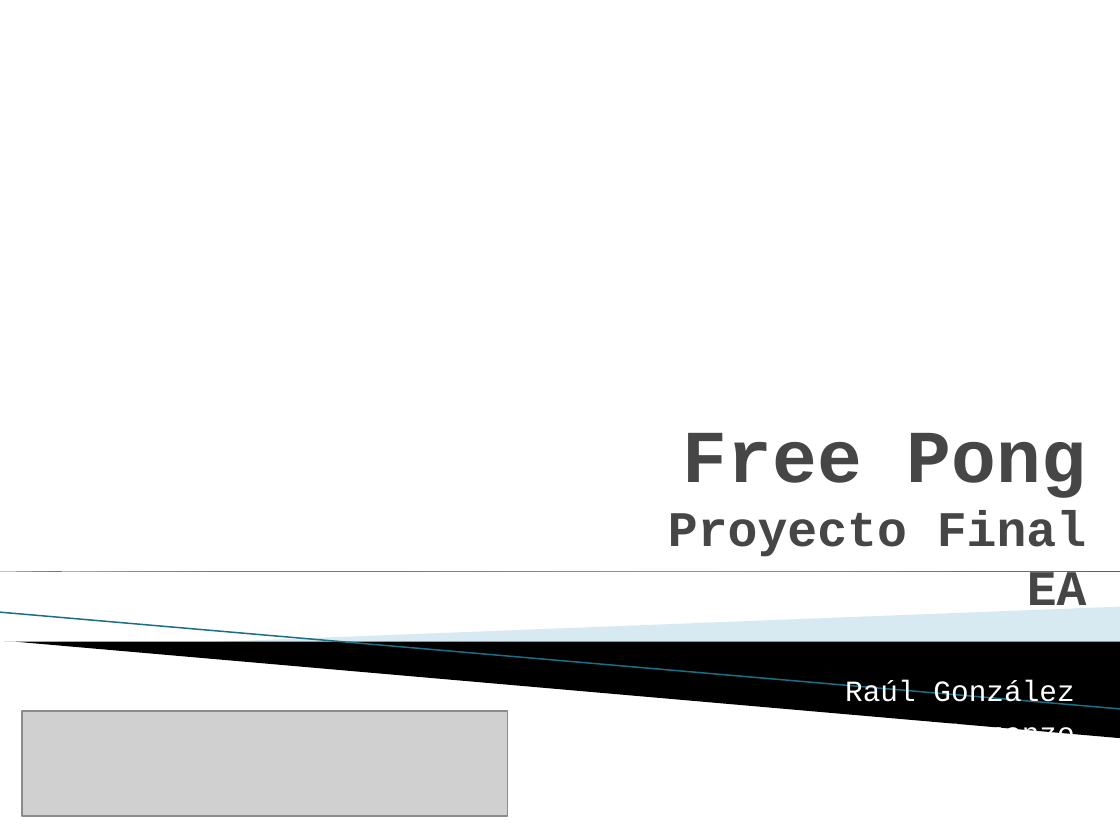
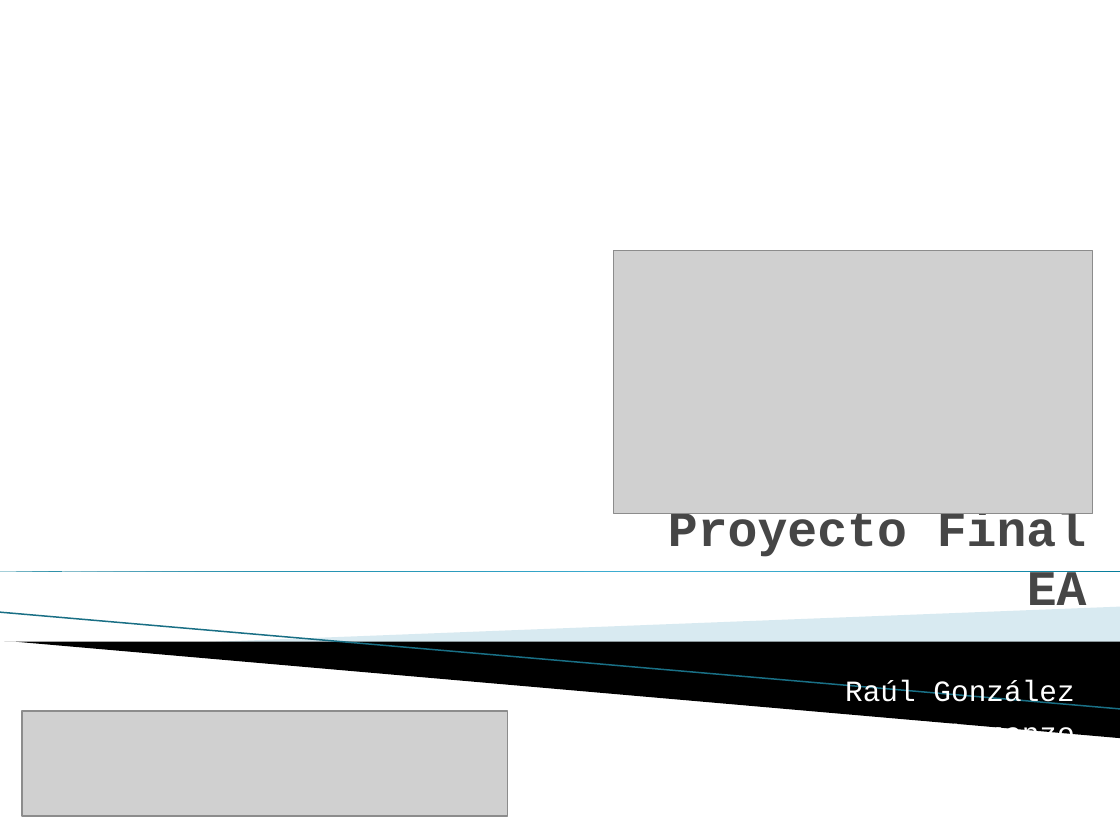
Before and after one commit to eaqpgrupo4/ProyectoFreepongv2, a slide deck: slide 1 of material/Presentacion Free Pong.pptx. Drawn at 1120x840 pixels with LibreOffice and Linux fonts; fonts in the diff are those of the drawing; grey boxes stand for pictures; background and template pictures are left out. Boxes give left, top, right and bottom in pixels: in the first picture for what was removed or moved away, otherwise in the second. Text is boxed around its words. In the diff, an @@ line names an element or a change of style, - is before the commit and + after.

Commit message:
Presentacion

```diff
--- a/material/Presentacion Free Pong.pptx
+++ b/material/Presentacion Free Pong.pptx
@@ picture added at (614,251,1093,514) @@
@@ title removed at (683,433,1086,498) @@
-Free Pong
```
